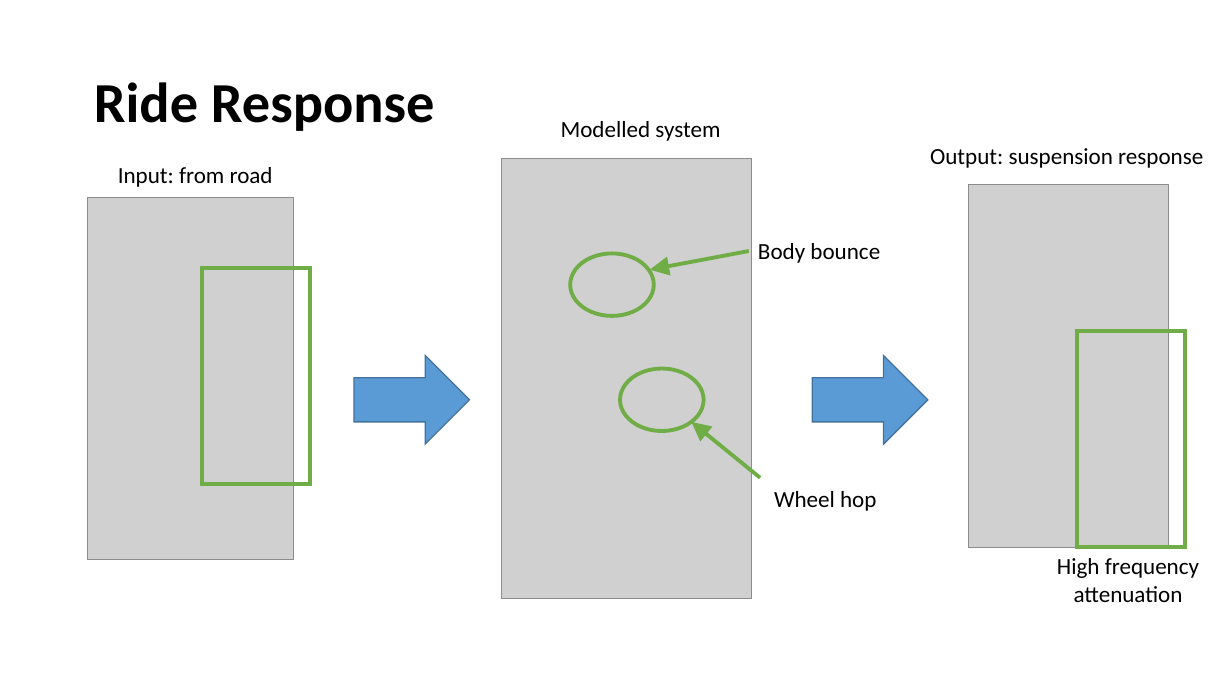
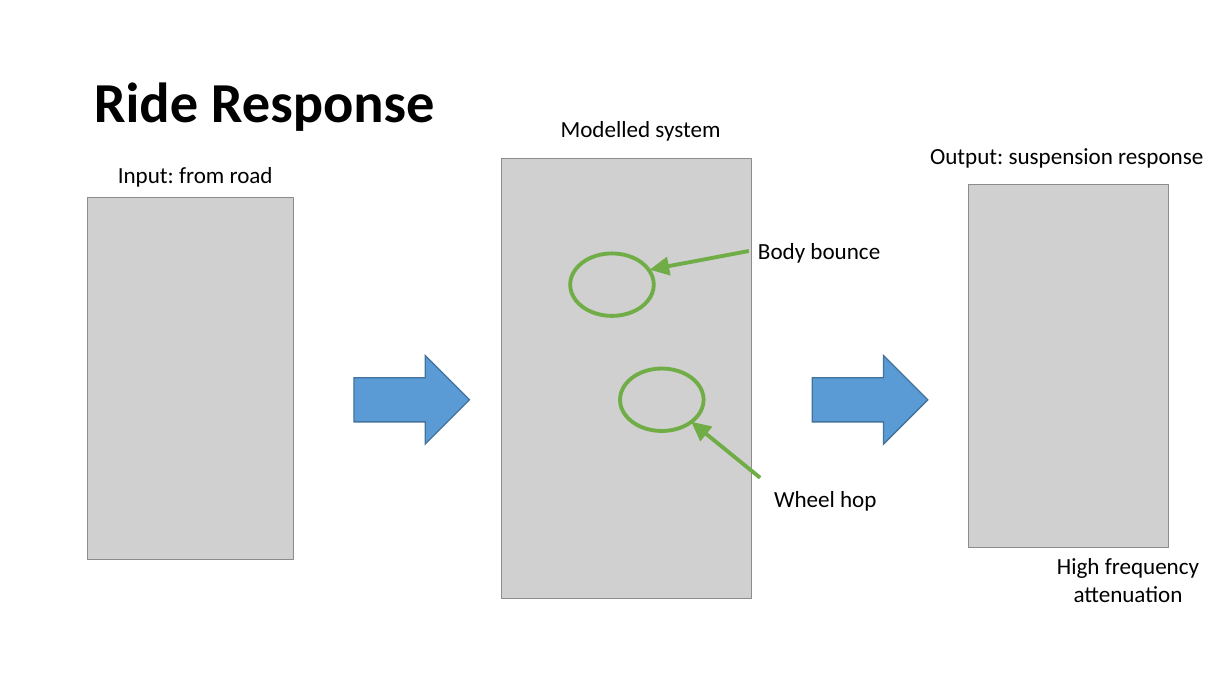
Before and after one commit to bamason2/ttc066-module, a slide deck: slide 11 of docs/lectures/Ride Dynamics.pptx. Drawn at 1232x693 pixels with LibreOffice and Linux fonts; fonts in the diff are those of the drawing; grey boxes stand for pictures; background and template pictures are left out. Boxes give left, top, right and bottom in pixels: in the first picture for what was removed or moved away, otherwise in the second. Text is boxed around its words. In the diff, an @@ line names an element or a change of style, - is before the commit and + after.

Commit message:
Ride dynamics lecture
Minor update to lecture and slides

```diff
--- a/docs/lectures/Ride Dynamics.pptx
+++ b/docs/lectures/Ride Dynamics.pptx
@@ rectangle removed at (202, 268, 311, 484) @@
@@ rectangle removed at (1078, 331, 1186, 547) @@
```
Also in this commit, not shown: 5 other slides changed, 1 other file.
